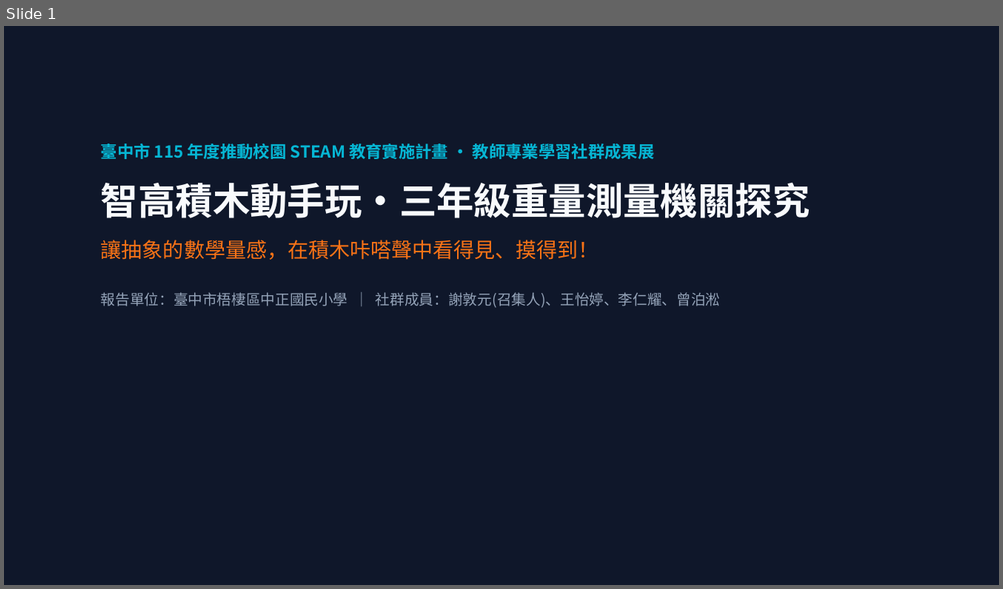
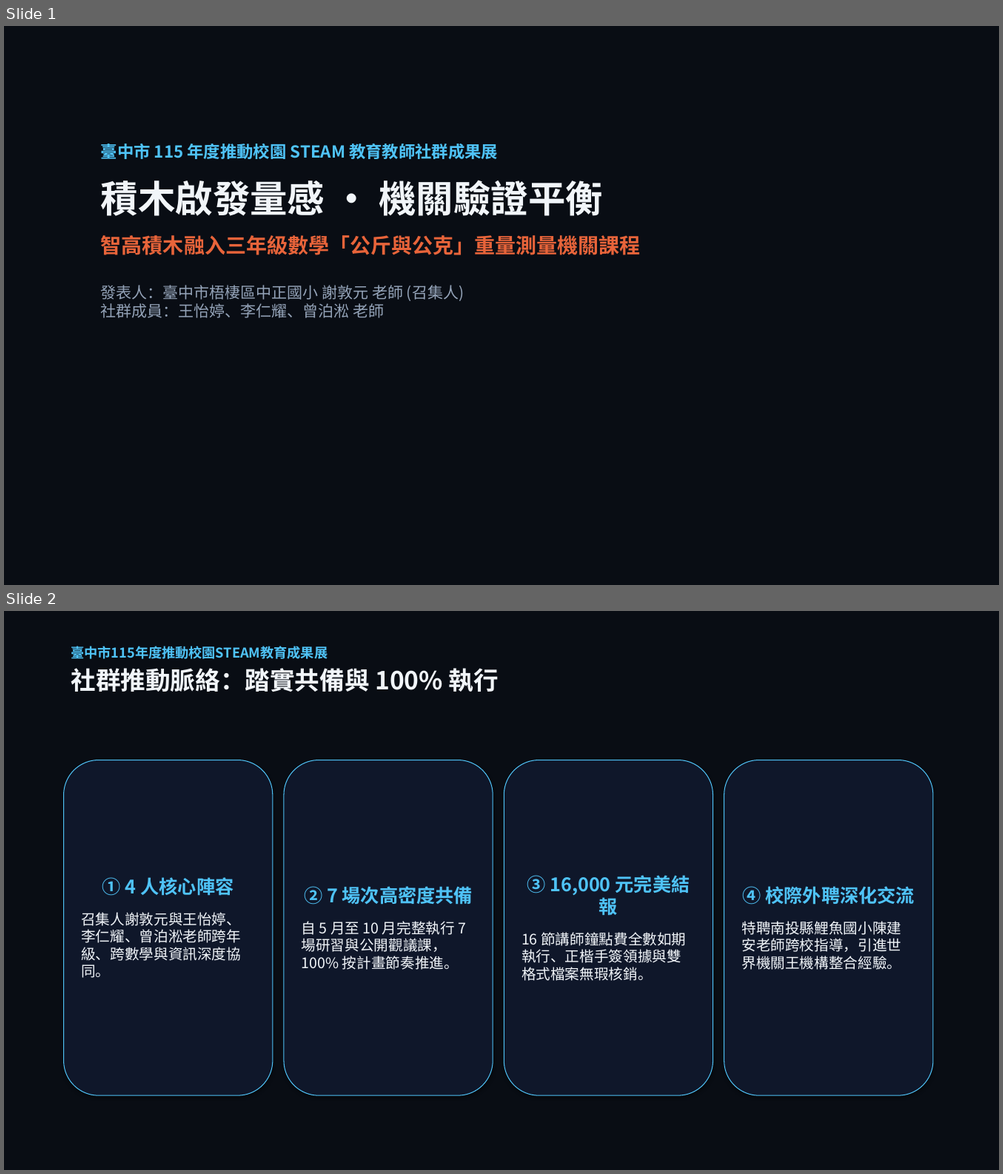
Before and after one commit to asc103138/steam-community-docs, a slide deck: 成果展繳交資料/臺中市梧棲區中正國小_STEAM成果展_5分鐘現場分享會簡報.pptx. Shown one above the other, each under a label of ours: slide 1 before the commit, slides 1 and 2 after it. The pictures are 1003x589 and 1003x1174 pixels, drawn with LibreOffice and Linux fonts; fonts in the diff are those of the drawing. Boxes give left, top, right and bottom in pixels: in the first picture for what was removed or moved away, otherwise in the second. Text is boxed around its words. In the diff, an @@ line names an element or a change of style, - is before the commit and + after.

Commit message:
feat: 擴增 115年度成果展 5分鐘分享會簡報為 16 頁 Reveal.js 精裝版與相關講稿檔案

```diff
--- a/成果展繳交資料/臺中市梧棲區中正國小_STEAM成果展_5分鐘現場分享會簡報.pptx
+++ b/成果展繳交資料/臺中市梧棲區中正國小_STEAM成果展_5分鐘現場分享會簡報.pptx
@@ slide 2 added at (4,611,999,1170), background #FFFFFF @@
@@ rectangle added at (4,611,999,1170), fill #090D14 @@
@@ text added at (71,646,498,692), 13 pt, text #4FC3F7, bold @@
+臺中市115年度推動校園STEAM教育成果展
+社群推動脈絡：踏實共備與 100% 執行
@@ rounded rectangle added at (64,760,273,1096), fill #0F172A, outline #4FC3F7 0.75 pt, 14 pt, text #F1F5F9 @@
+① 4 人核心陣容
+召集人謝敦元與王怡婷、李仁耀、曾泊淞老師跨年級、跨數學與資訊深度協同。
@@ rounded rectangle added at (284,760,492,1096), fill #0F172A, outline #4FC3F7 0.75 pt, 14 pt, text #F1F5F9 @@
+② 7 場次高密度共備
+自 5 月至 10 月完整執行 7 場研習與公開觀議課，100% 按計畫節奏推進。
@@ rounded rectangle added at (504,760,713,1096), fill #0F172A, outline #4FC3F7 0.75 pt, 14 pt, text #F1F5F9 @@
+③ 16,000 元完美結報
+16 節講師鐘點費全數如期執行、正楷手簽領據與雙格式檔案無瑕核銷。
@@ rounded rectangle added at (724,760,933,1096), fill #0F172A, outline #4FC3F7 0.75 pt, 14 pt, text #F1F5F9 @@
+④ 校際外聘深化交流
+特聘南投縣鯉魚國小陳建安老師跨校指導，引進世界機關王機構整合經驗。
@@ slide 1 changed as well @@
@@ rectangle at (4,26,999,585): fill #0F172A to #090D14 @@
@@ text at (101,144,640,318): text changed; size 14 to 15 pt; bold on @@
-臺中市 115 年度推動校園 STEAM 教育實施計畫 · 教師專業學習社群成果展
-智高積木動手玩·三年級重量測量機關探究
-讓抽象的數學量感，在積木咔嗒聲中看得見、摸得到！
-報告單位：臺中市梧棲區中正國民小學 ｜ 社群成員：謝敦元(召集人)、王怡婷、李仁耀、曾泊淞
+臺中市 115 年度推動校園 STEAM 教育教師社群成果展
+積木啟發量感 · 機關驗證平衡
+智高積木融入三年級數學「公斤與公克」重量測量機關課程
+發表人：臺中市梧棲區中正國小 謝敦元 老師 (召集人)
+社群成員：王怡婷、李仁耀、曾泊淞 老師
```
Also in this commit, not shown: 14 other slides added, 6 slides removed, 10 other files.
